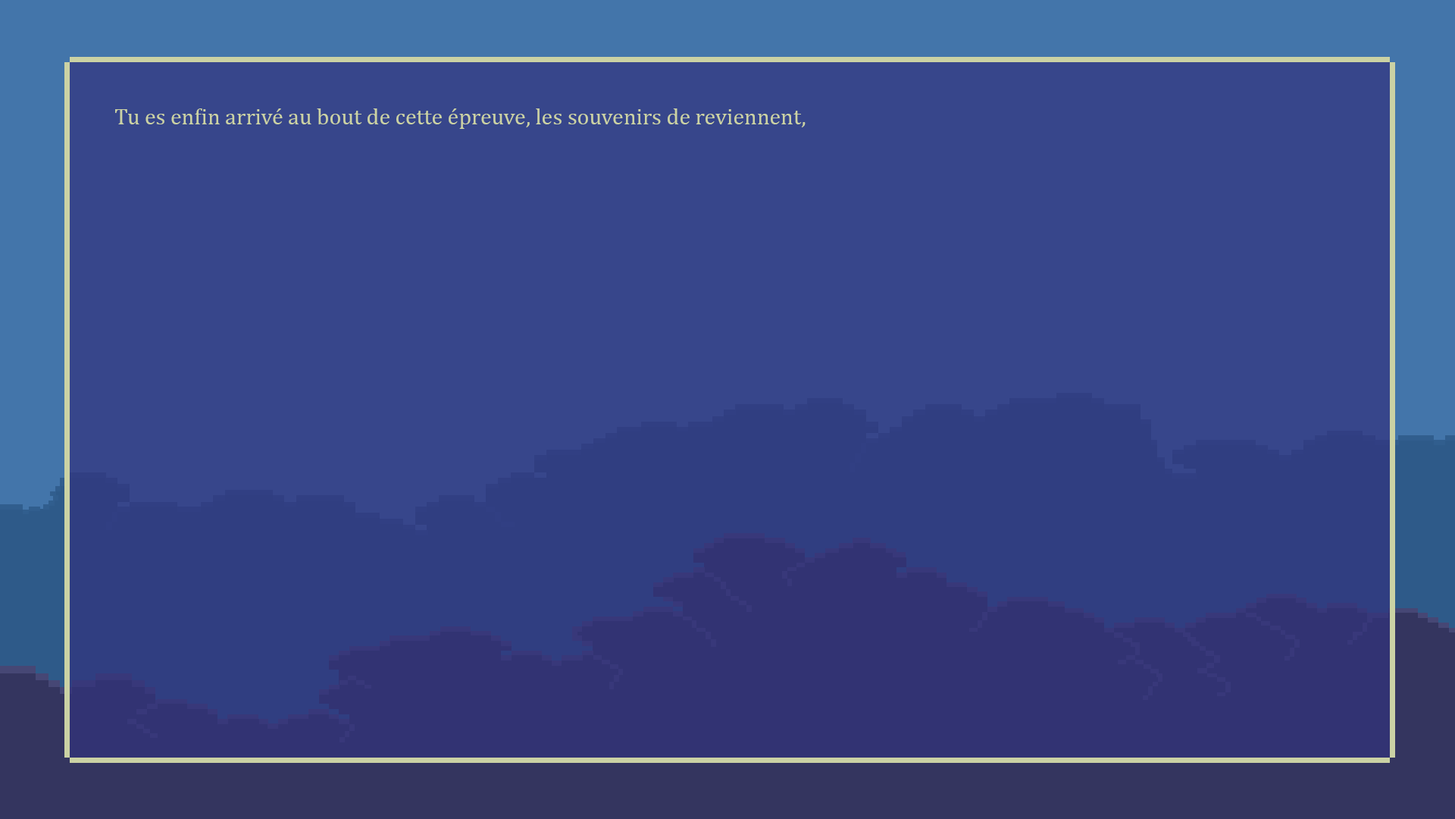
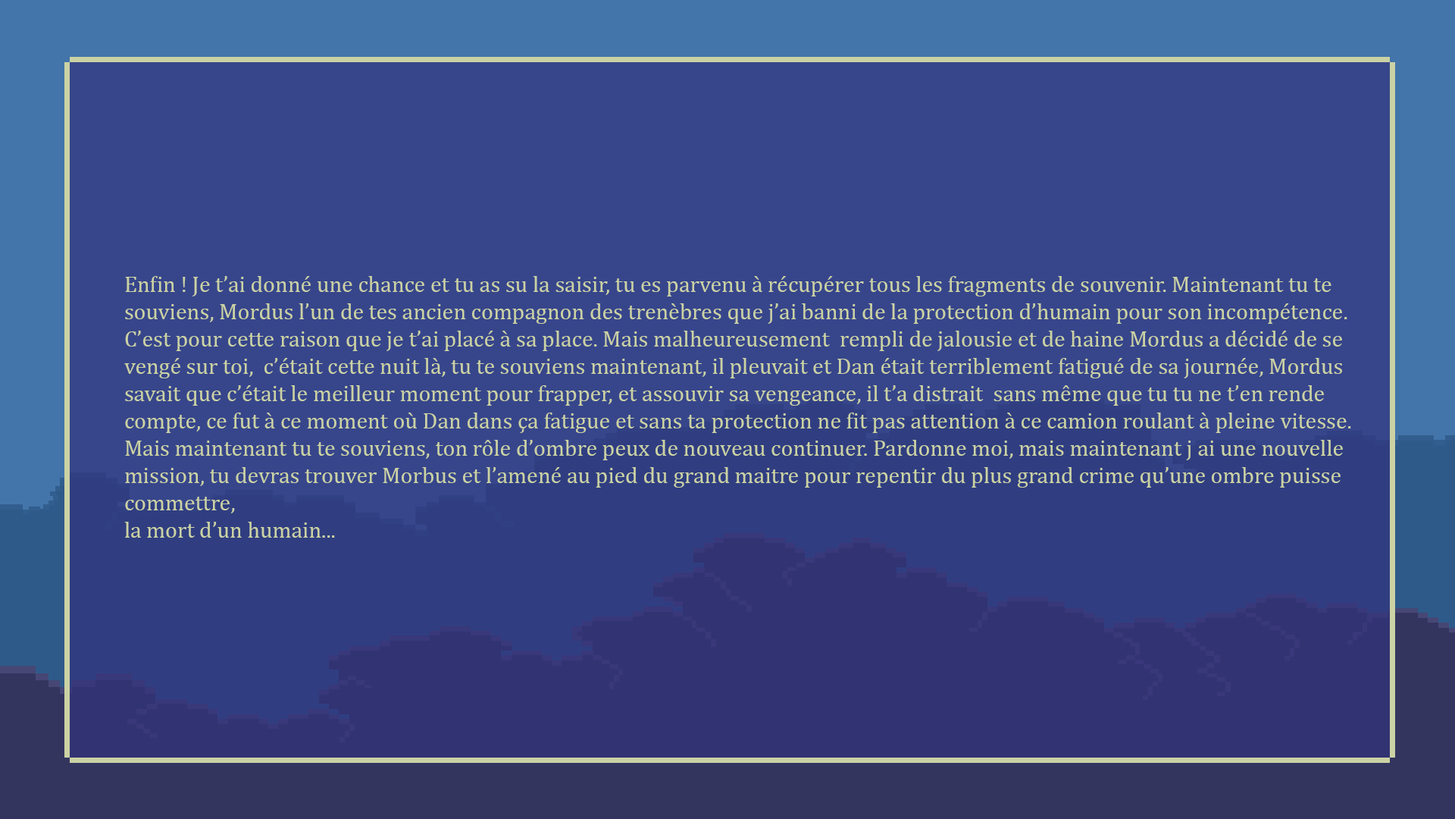
Layered file, before and after one edit (1455x819). Changes by layer:
renamed "Tu es enfin arrivé au bout de cette épreuve, les souvenirs de r" to "Enfin ! Je t’ai donné une chance et tu as su la saisir, tu es p", painted on it over [115, 108, 1352, 538]
